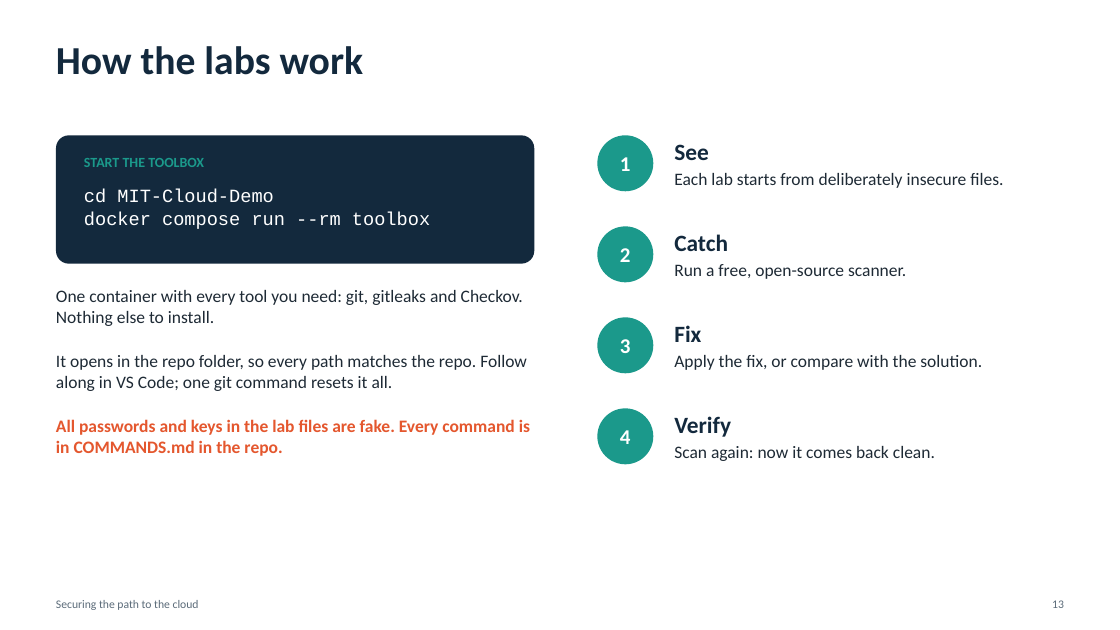
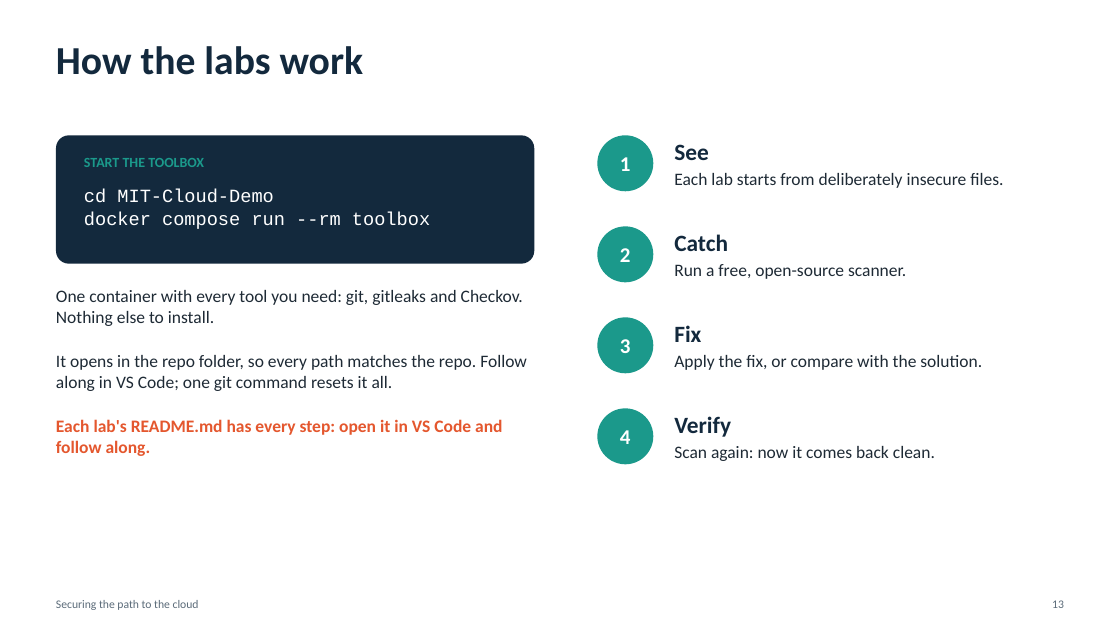
Before and after one commit to PrathameshChopade/MIT-Cloud-Demo, a slide deck: slide 13 of presentation/Securing-the-Path-to-the-Cloud.pptx. Drawn at 1120x630 pixels with LibreOffice and Linux fonts; fonts in the diff are those of the drawing. Boxes give left, top, right and bottom in pixels: in the first picture for what was removed or moved away, otherwise in the second. Text is boxed around its words. In the diff, an @@ line names an element or a change of style, - is before the commit and + after.

```diff
--- a/presentation/Securing-the-Path-to-the-Cloud.pptx
+++ b/presentation/Securing-the-Path-to-the-Cloud.pptx
@@ text at (x1=56, y1=419, x2=502, y2=456): text changed @@
-All passwords and keys in the lab files are fake. Every command is in COMMANDS.md in the repo.
+Each lab's README.md has every step: open it in VS Code and follow along.
```
Also in this commit, not shown: 3 other slides changed, 4 slides added, 4 slides removed.
